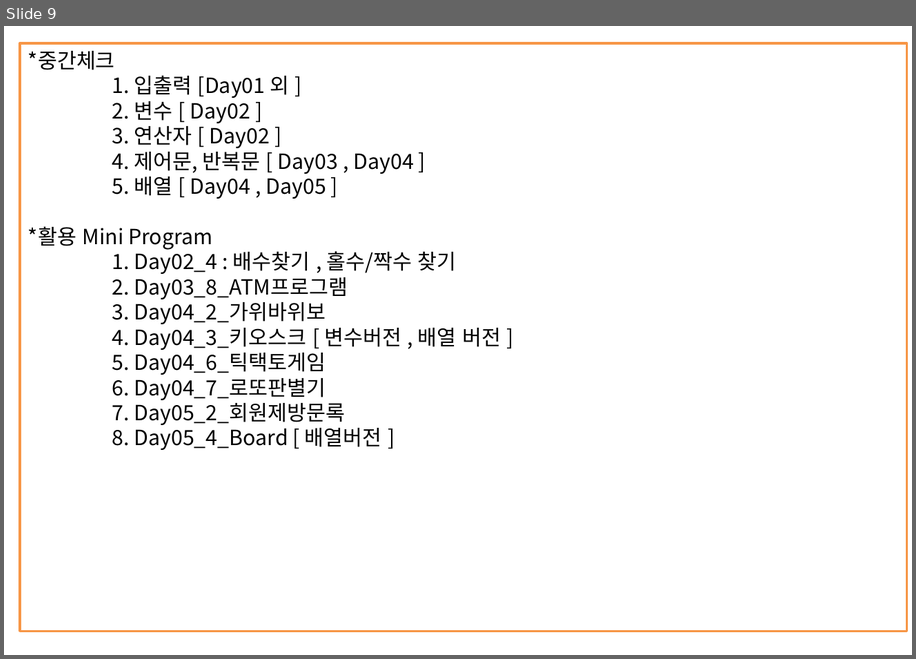
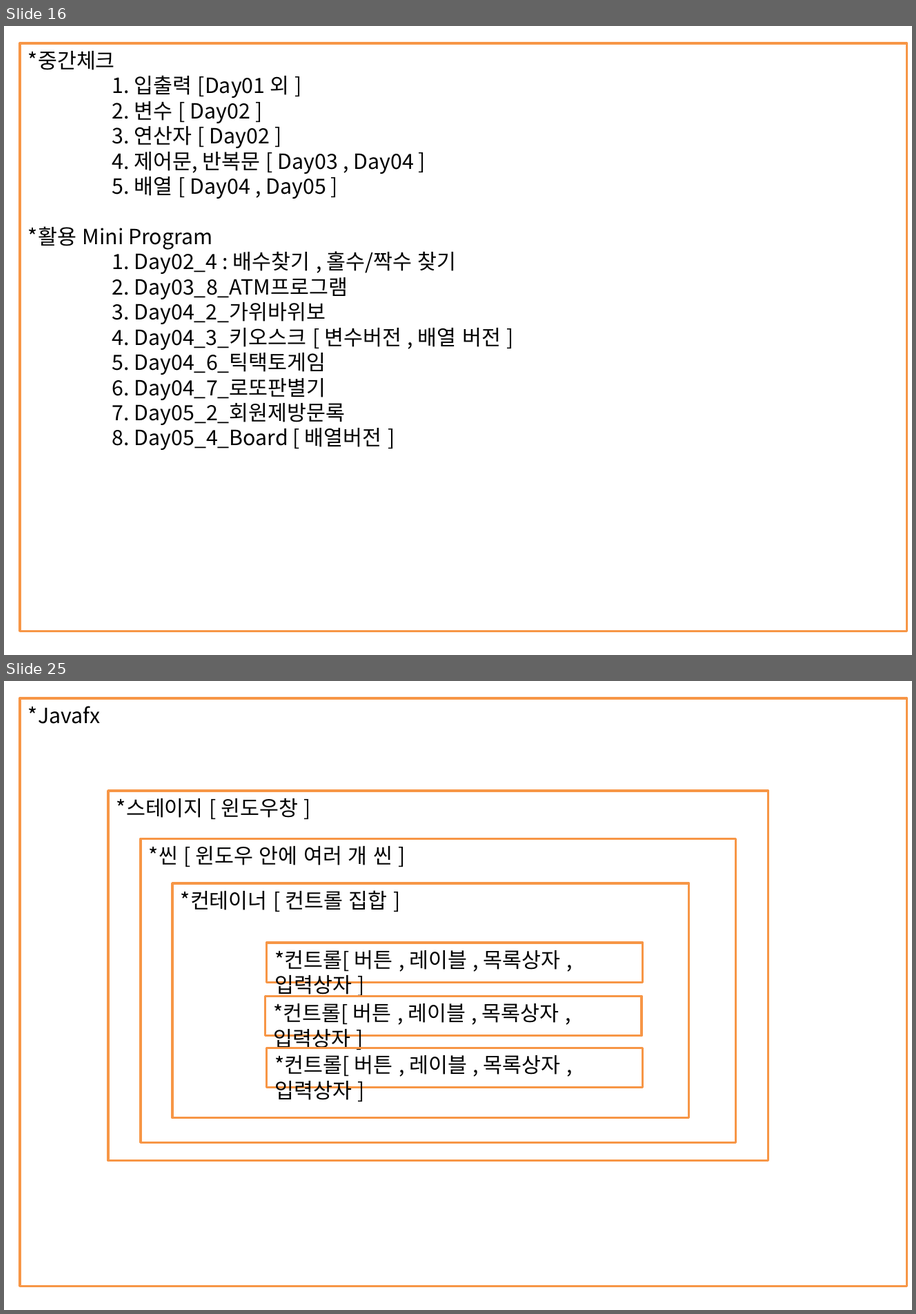
Before and after one commit to kth0027/ezen_kth, a slide deck: Study_Revise/JAVA-PPT/JAVA정리.pptx. Shown one above the other, each under a label of ours: slide 9 before the commit, slides 16 and 25 after it; the slides between them are not shown. The pictures are 916x659 and 916x1314 pixels, drawn with LibreOffice and Linux fonts; fonts in the diff are those of the drawing. Boxes give left, top, right and bottom in pixels: in the first picture for what was removed or moved away, otherwise in the second. Text is boxed around its words. In the diff, an @@ line names an element or a change of style, - is before the commit and + after.

```diff
--- a/Study_Revise/JAVA-PPT/JAVA정리.pptx
+++ b/Study_Revise/JAVA-PPT/JAVA정리.pptx
@@ slide 25 added at [4, 681, 912, 1310], background #FFFFFF @@
@@ rectangle added at [20, 699, 907, 1286], outline #F79646 2 pt, 18 pt, text #000000 @@
+*Javafx
@@ rectangle added at [108, 791, 768, 1161], outline #F79646 2 pt, 18 pt, text #000000 @@
+*스테이지 [ 윈도우창 ]
@@ rectangle added at [141, 838, 736, 1142], outline #F79646 2 pt, 18 pt, text #000000 @@
+*씬 [ 윈도우 안에 여러 개 씬 ]
@@ rectangle added at [172, 883, 689, 1118], outline #F79646 2 pt, 18 pt, text #000000 @@
+*컨테이너 [ 컨트롤 집합 ]
@@ rectangle added at [266, 943, 643, 982], outline #F79646 2 pt, 18 pt, text #000000 @@
+*컨트롤[ 버튼 , 레이블 , 목록상자 , 입력상자 ]
@@ rectangle added at [266, 996, 642, 1036], outline #F79646 2 pt, 18 pt, text #000000 @@
+*컨트롤[ 버튼 , 레이블 , 목록상자 , 입력상자 ]
@@ rectangle added at [266, 1047, 643, 1087], outline #F79646 2 pt, 18 pt, text #000000 @@
+*컨트롤[ 버튼 , 레이블 , 목록상자 , 입력상자 ]
@@ what was slide 9 is now slide 16 @@
```
Also in this commit, not shown: 3 slides changed, 14 other slides added, 1 other file.
